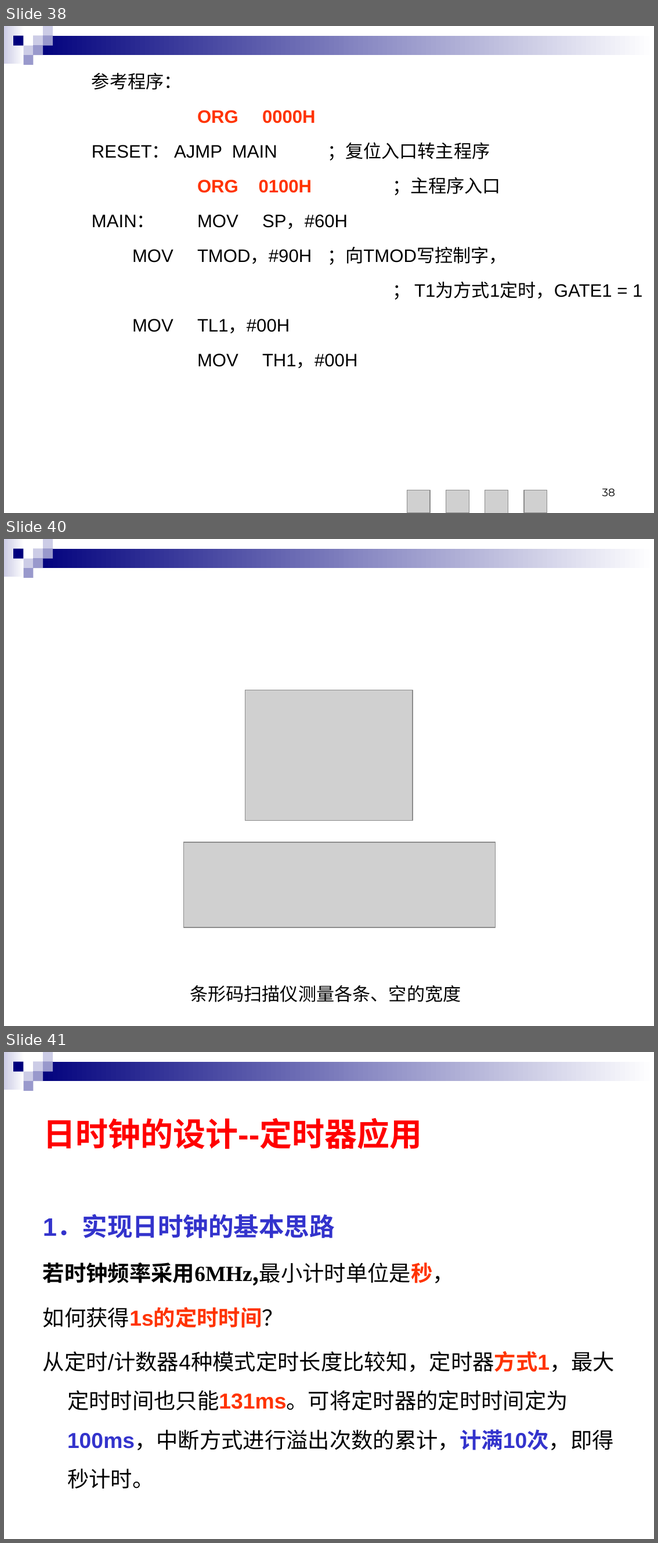
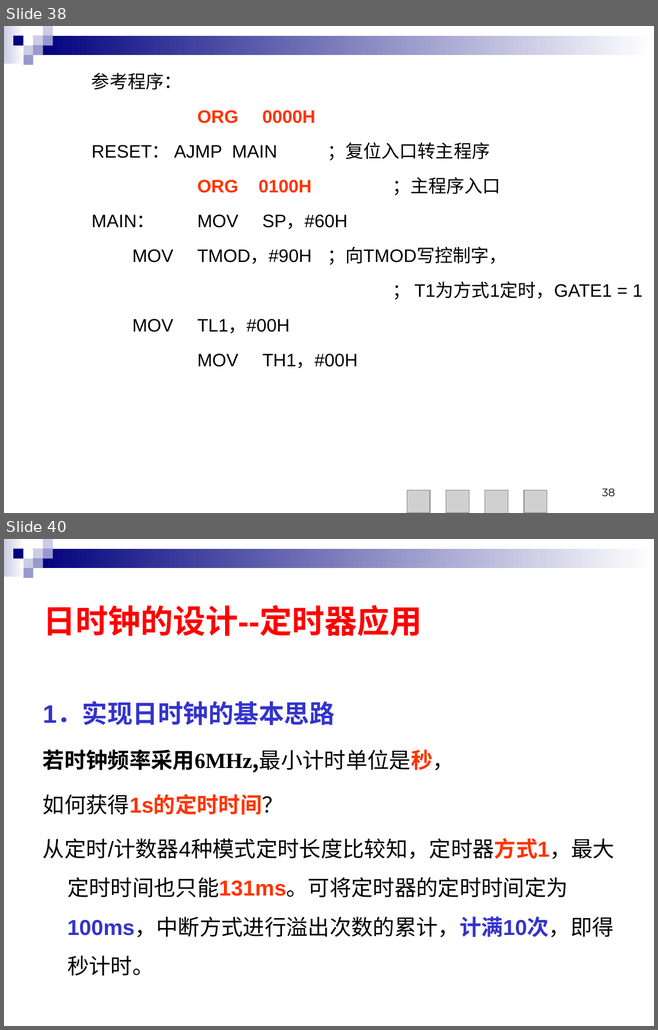
Before and after one commit to rshouc/Microcomputer, a slide deck: PPT/Microcontroller/第6章 51单片机的定时器.PPT. Shown one above the other, each under a label of ours: slides 38, 40 and 41 before the commit, slides 38 and 40 after it; the slides between them are not shown. The pictures are 658x1543 and 658x1030 pixels, drawn with LibreOffice and Linux fonts; fonts in the diff are those of the drawing; grey boxes stand for pictures. Boxes give left, top, right and bottom in pixels: in the first picture for what was removed or moved away, otherwise in the second. Text is boxed around its words. In the diff, an @@ line names an element or a change of style, - is before the commit and + after.

```diff
--- a/PPT/Microcontroller/第6章 51单片机的定时器.PPT
+++ b/PPT/Microcontroller/第6章 51单片机的定时器.PPT
@@ slide 40 removed at bbox=[4, 539, 654, 1026], background #FFFFFF; not listed: 9 template elements that a slide beside it also shows @@
@@ picture removed at bbox=[245, 690, 412, 821] @@
@@ picture removed at bbox=[183, 842, 495, 928] @@
@@ text removed at bbox=[190, 985, 460, 1002] @@
-条形码扫描仪测量各条、空的宽度
@@ what was slide 41 is now slide 40 @@
```
Also in this commit, not shown: 5 slides changed, 3 other files.
